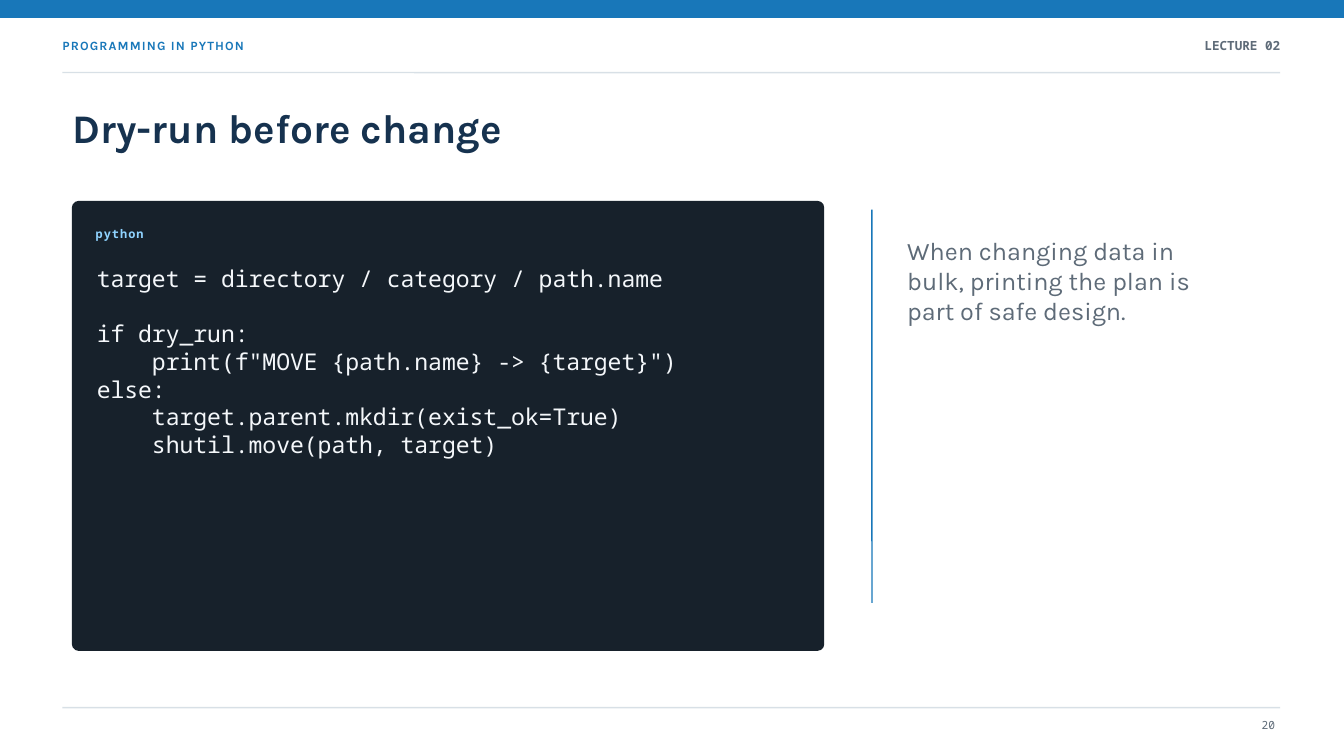
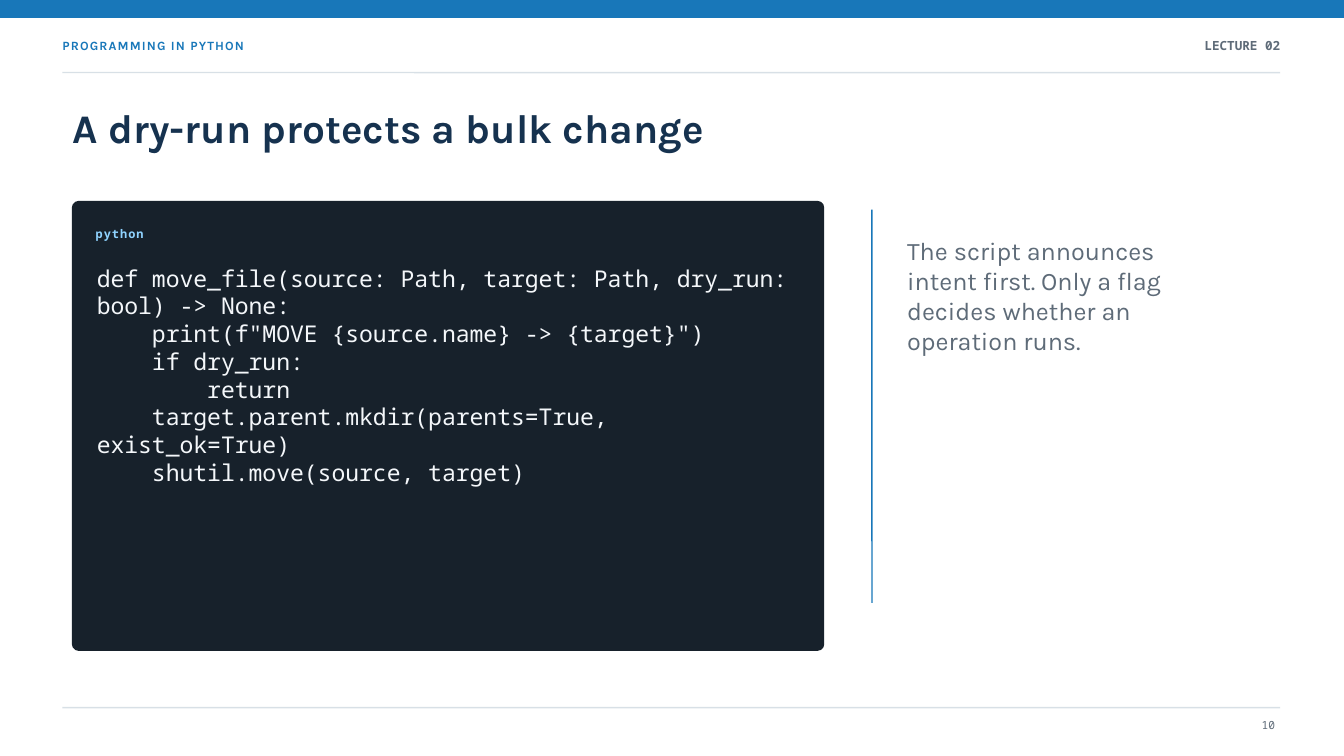
Before and after one commit to marek-horvath/python, a slide deck: slide 10 of presentations/02-skriptovanie-automatizacia.en.pptx (slide 20 before the commit). Drawn at 1344x756 pixels with LibreOffice and Linux fonts; fonts in the diff are those of the drawing. Boxes give left, top, right and bottom in pixels: in the first picture for what was removed or moved away, otherwise in the second. Text is boxed around its words. In the diff, an @@ line names an element or a change of style, - is before the commit and + after.

```diff
--- a/presentations/02-skriptovanie-automatizacia.en.pptx
+++ b/presentations/02-skriptovanie-automatizacia.en.pptx
@@ text at [73,115,704,154]: text changed @@
-Dry-run before change
+A dry-run protects a bulk change
@@ text at [97,269,788,348]: text changed @@
-target = directory / category / path.name
+def move_file(source: Path, target: Path, dry_run: bool) -> None:
+print(f"MOVE {source.name} -> {target}")
@@ text at [907,242,1161,356]: text changed @@
-When changing data in bulk, printing the plan is part of safe design.
+The script announces intent first. Only a flag decides whether an operation runs.
@@ text at [97,382,608,486]: text changed @@
-print(f"MOVE {path.name} -> {target}")
-else:
-target.parent.mkdir(exist_ok=True)
-shutil.move(path, target)
+return
+target.parent.mkdir(parents=True, exist_ok=True)
+shutil.move(source, target)
@@ text at [1262,721,1275,729]: text changed @@
-20
+10
```
Also in this commit, not shown: 16 other slides changed, 8 slides added, 17 slides removed, 2 other files.
